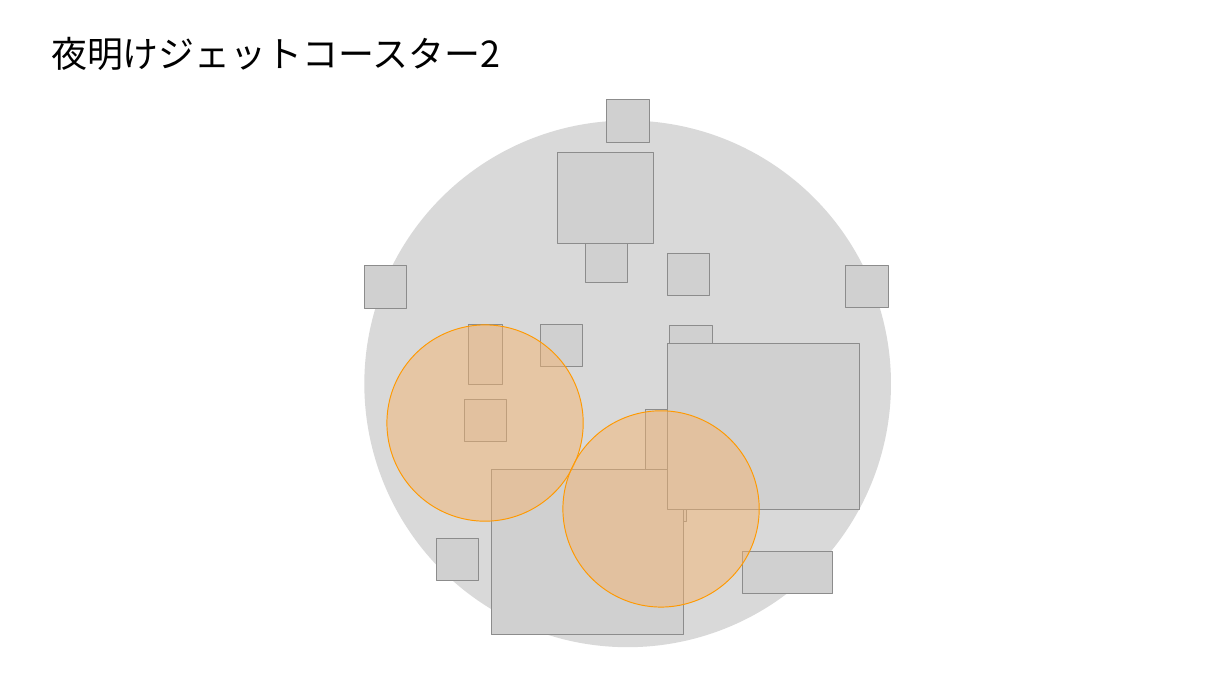
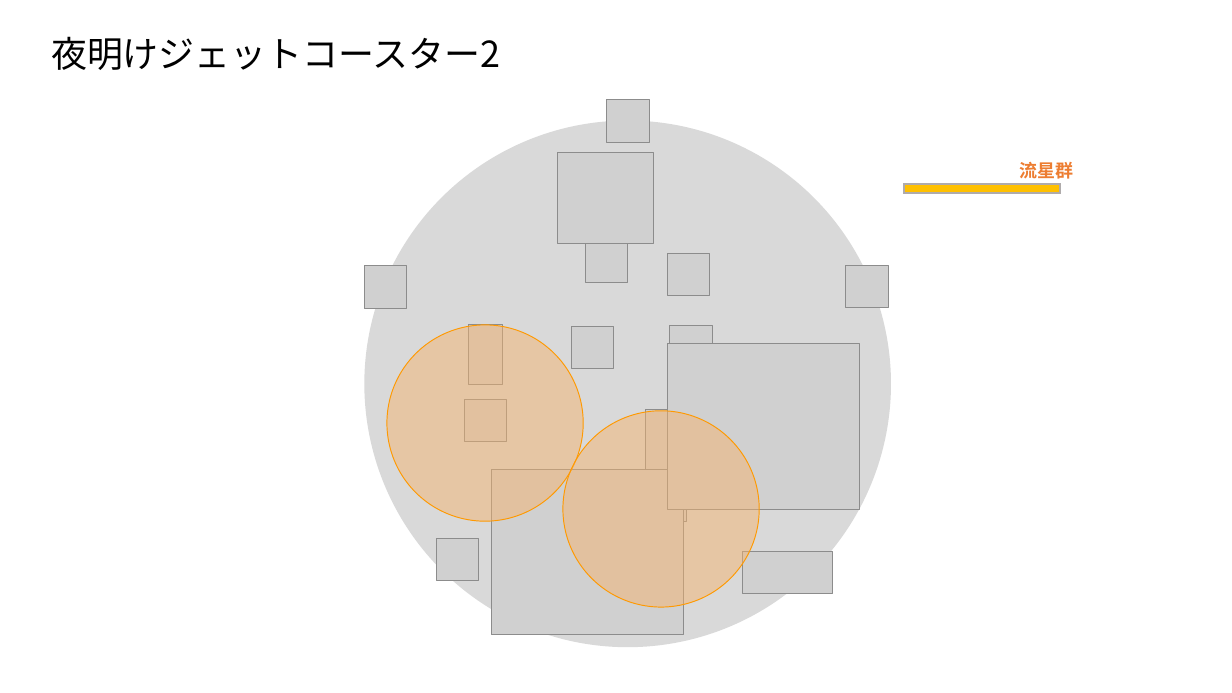
Before and after one commit to tufuchipaji/Tiera, a slide deck: slide 7 of 机制图示.pptx (slide 4 before the commit). Drawn at 1232x693 pixels with LibreOffice and Linux fonts; fonts in the diff are those of the drawing; grey boxes stand for pictures. Boxes give left, top, right and bottom in pixels: in the first picture for what was removed or moved away, otherwise in the second. Text is boxed around its words. In the diff, an @@ line names an element or a change of style, - is before the commit and + after.

```diff
--- a/机制图示.pptx
+++ b/机制图示.pptx
@@ text added at [1020,162,1074,179], 14 pt, text #ED7D31, bold @@
+流星群
@@ rectangle added at [904,184,1060,193], fill #FFC000, outline #AFABAB 1.5 pt @@
@@ picture: place and size @@
-picture at [541,324,583,367]
+picture at [571,326,614,369]
```
Also in this commit, not shown: 14 slides added, 1 other file.
